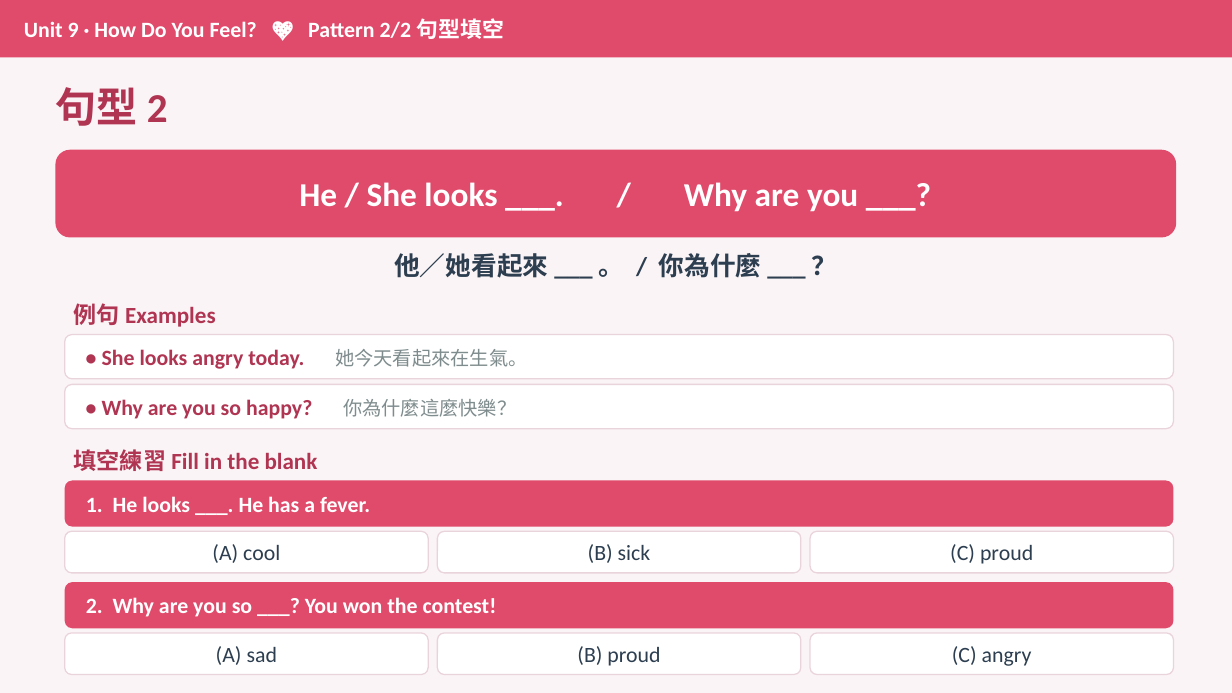
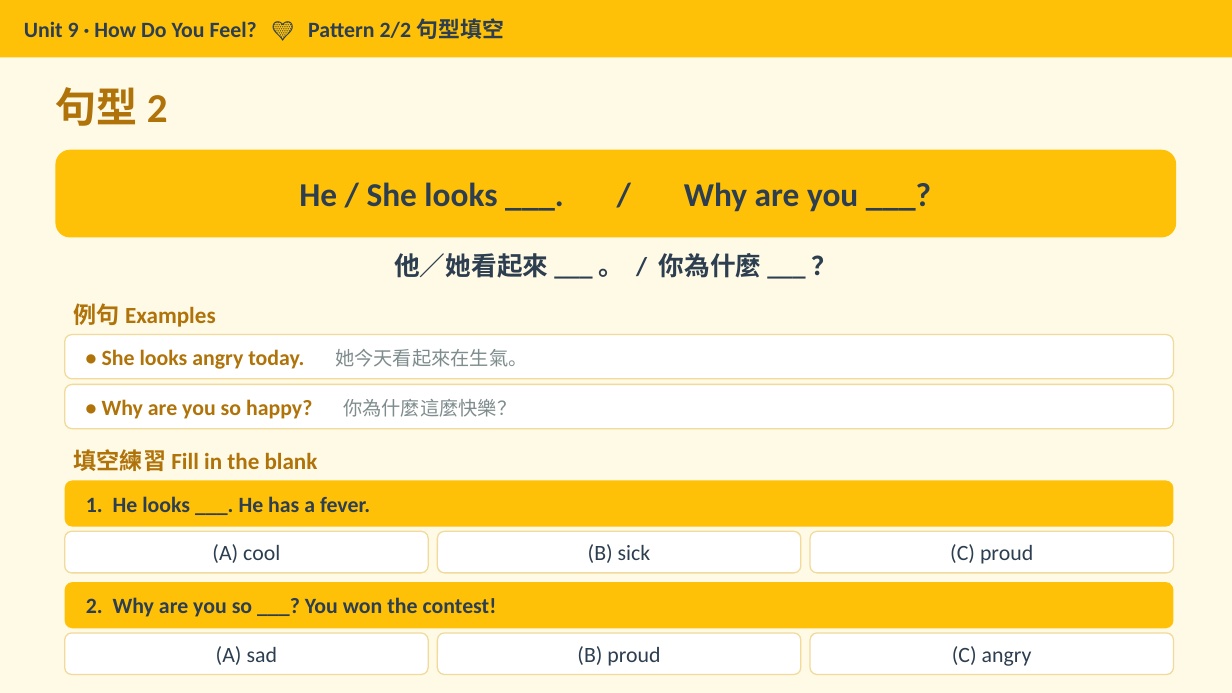
Before and after one commit to Yuchiaoniu/english, a slide deck: slide 11 of Unit9_How_Do_You_Feel.pptx. Drawn at 1232x693 pixels with LibreOffice and Linux fonts; fonts in the diff are those of the drawing. Boxes give left, top, right and bottom in pixels: in the first picture for what was removed or moved away, otherwise in the second. Text is boxed around its words. In the diff, an @@ line names an element or a change of style, - is before the commit and + after.

```diff
--- a/Unit9_How_Do_You_Feel.pptx
+++ b/Unit9_How_Do_You_Feel.pptx
@@ background #FBF4F6 to #FFFAE5 @@
@@ rectangle "Unit 9 · How Do ..." at bbox=[0, 0, 1232, 57]: fill #E04A6B to #FFC107 @@
@@ text in rectangle at bbox=[24, 18, 504, 39]: text changed; text colour #FFFFFF to #2C3E50 @@
-Unit 9 · How Do You Feel? 💖 Pattern 2/2 句型填空
+Unit 9 · How Do You Feel? 💛 Pattern 2/2 句型填空
@@ rounded rectangle "• She looks angry today. ..." at bbox=[65, 335, 1174, 379]: text colour #B03552 to #B07309 in "• She looks angry today."; outline #EAD4DB 1 pt to #F1DA9B 1 pt @@
@@ rounded rectangle "• Why are you so ..." at bbox=[65, 384, 1174, 429]: text colour #B03552 to #B07309 in "• Why are you so happy?"; outline #EAD4DB 1 pt to #F1DA9B 1 pt @@
@@ text colour #B03552 to #B07309 in 3 elements at bbox=[55, 87, 168, 126], bbox=[74, 303, 216, 327], bbox=[74, 449, 318, 471] @@
@@ text colour #FFFFFF to #2C3E50; fill #E04A6B to #FFC107 in 3 elements at bbox=[55, 150, 1177, 238], bbox=[65, 481, 1174, 527], bbox=[65, 582, 1174, 628] @@
@@ outline #EAD4DB 1 pt to #F1DA9B 1 pt in 6 elements at bbox=[65, 531, 428, 573], bbox=[437, 531, 800, 573], bbox=[811, 531, 1174, 573], bbox=[65, 633, 428, 675], bbox=[437, 633, 800, 675], bbox=[811, 633, 1174, 675] @@
```
Also in this commit, not shown: 14 other slides changed, 3 other files.
